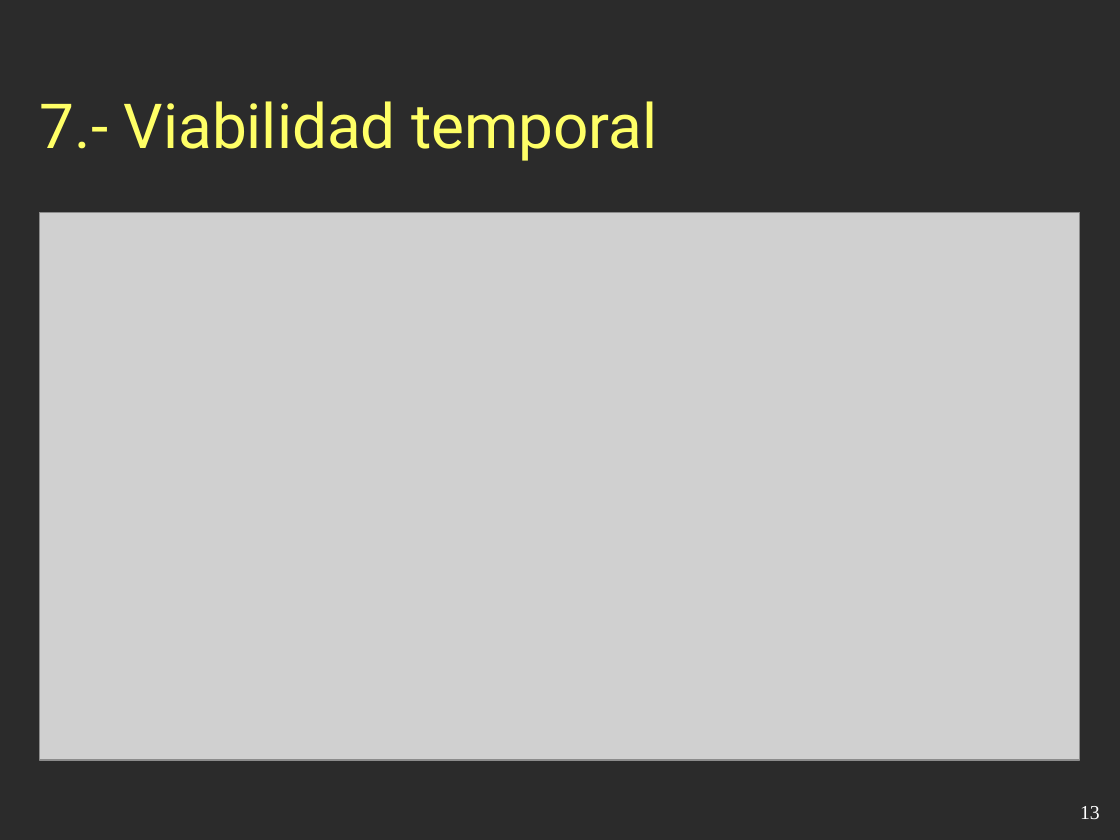
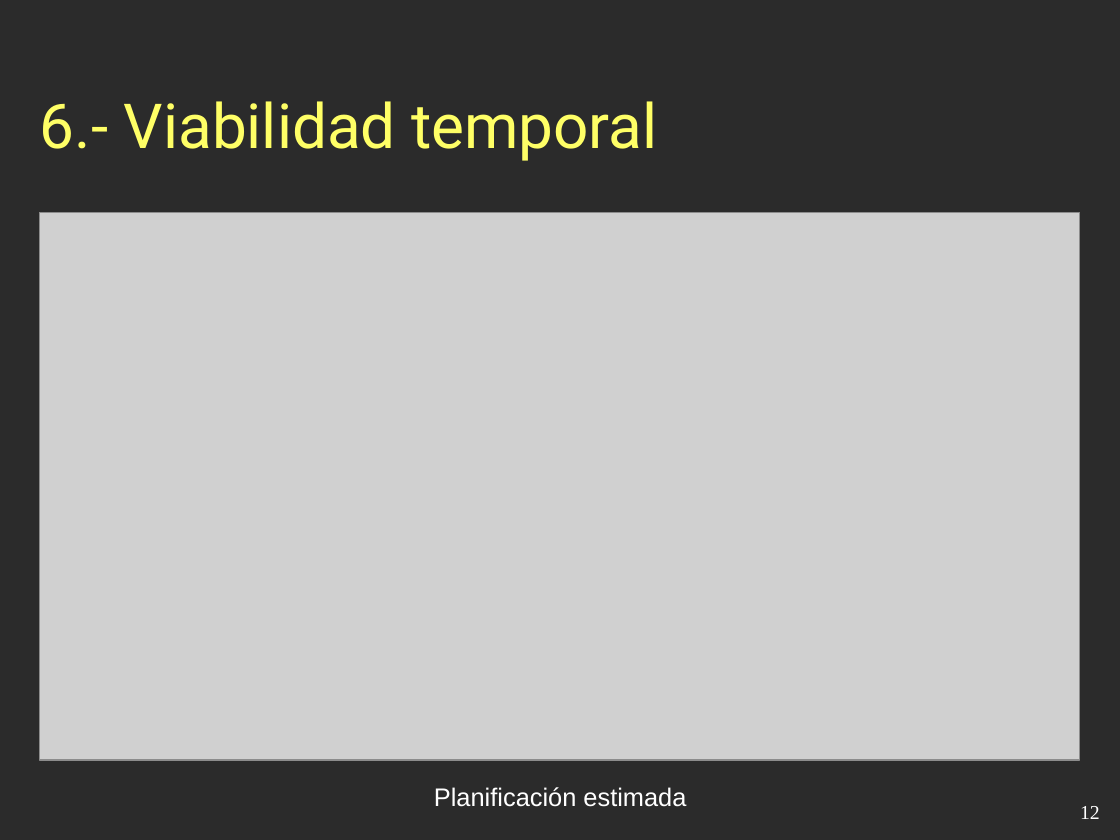
Before and after one commit to esbaixauli/proyecto-ii-ubu, a slide deck: slide 12 of trunk/Documentación/Presentación.odp (slide 13 before the commit). Drawn at 1120x840 pixels with LibreOffice and Linux fonts; fonts in the diff are those of the drawing; grey boxes stand for pictures; background and template pictures are left out; a plain dark background stands for a picture behind light text. Boxes give left, top, right and bottom in pixels: in the first picture for what was removed or moved away, otherwise in the second. Text is boxed around its words. In the diff, an @@ line names an element or a change of style, - is before the commit and + after.

```diff
--- a/trunk/Documentación/Presentación.odp
+++ b/trunk/Documentación/Presentación.odp
@@ title at (40, 101, 657, 161): text changed @@
-7.- Viabilidad temporal
+6.- Viabilidad temporal
@@ text added at (434, 787, 686, 807), 18 pt, text #FFFFFF @@
+Planificación estimada
@@ page number at (1080, 806, 1100, 819): text changed @@
-13
+12
```
Also in this commit, not shown: 13 other slides changed, 1 slide removed.
